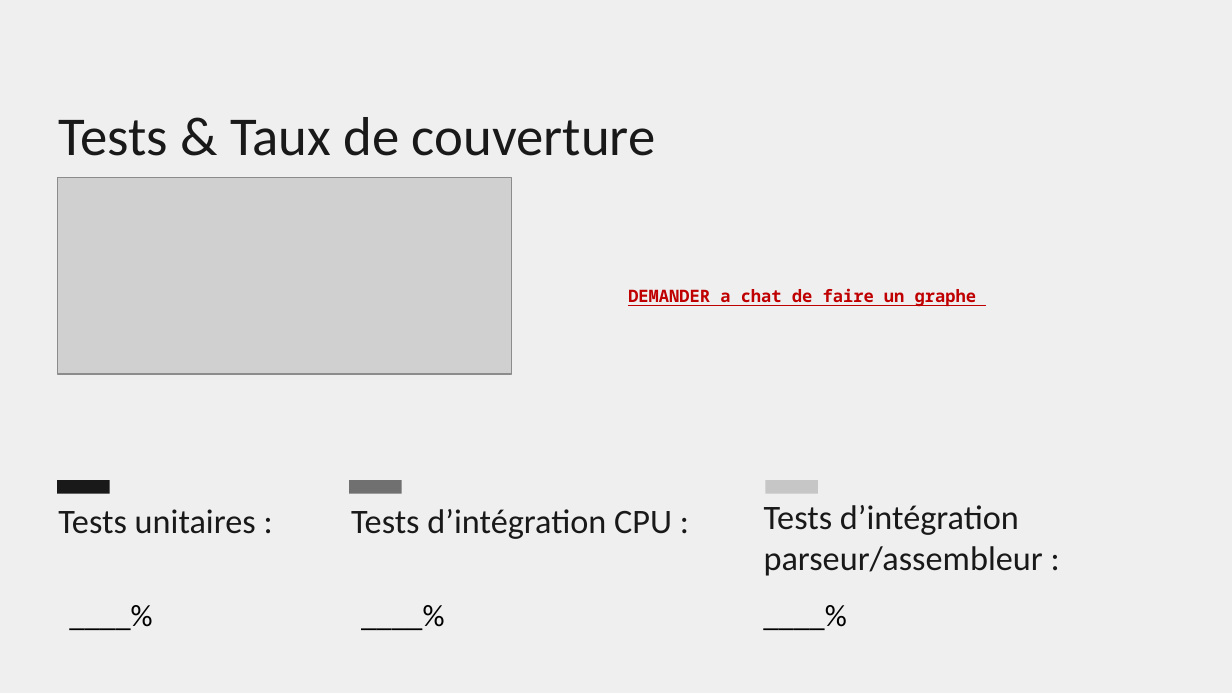
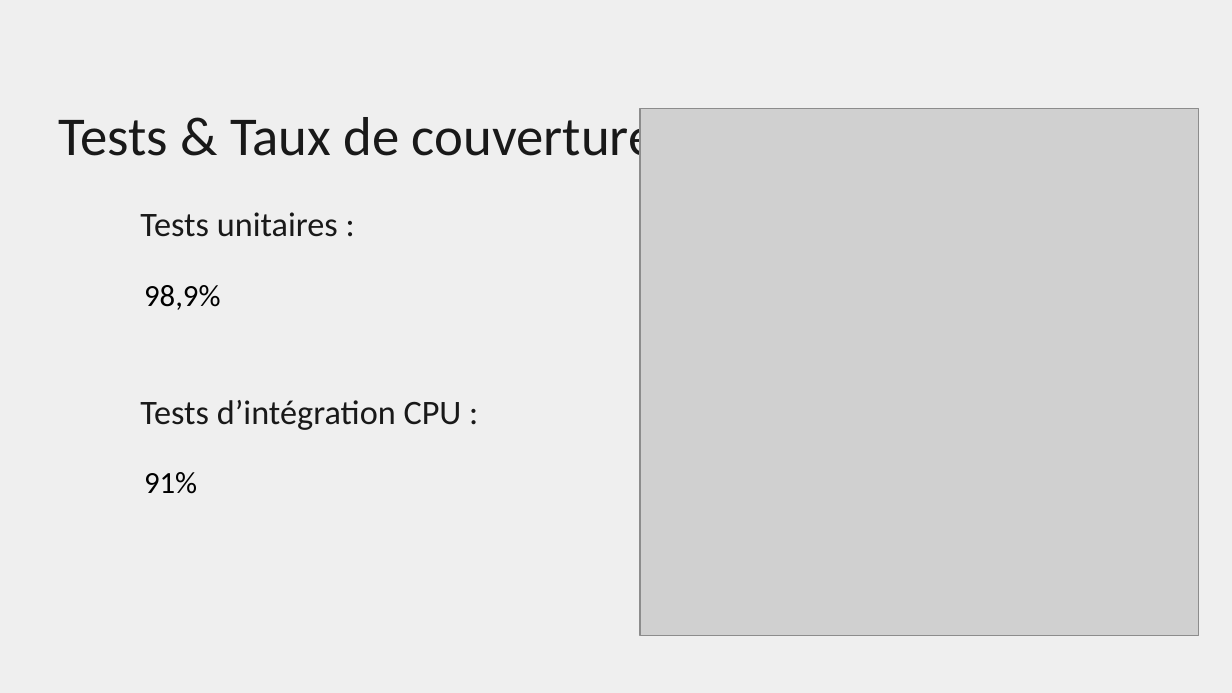
Before and after one commit to Eliotsk-hub/PARM, a slide deck: slide 12 of SoutenancePARM.pptx (slide 13 before the commit). Drawn at 1232x693 pixels with LibreOffice and Linux fonts; fonts in the diff are those of the drawing; grey boxes stand for pictures; background and template pictures are left out. Boxes give left, top, right and bottom in pixels: in the first picture for what was removed or moved away, otherwise in the second. Text is boxed around its words. In the diff, an @@ line names an element or a change of style, - is before the commit and + after.

```diff
--- a/SoutenancePARM.pptx
+++ b/SoutenancePARM.pptx
@@ picture added at [641, 108, 1200, 636] @@
@@ picture removed at [57, 177, 511, 373] @@
@@ text "Tests unitaires :": place and size @@
-text "Tests unitaires :" at [58, 509, 256, 534]
+text "Tests unitaires :" at [140, 212, 338, 237]
@@ text added at [144, 285, 220, 310], 18 pt, text #000000 @@
+98,9%
@@ text removed at [628, 288, 976, 307] @@
-DEMANDER a chat de faire un graphe
@@ text "Tests d’intégration CPU :": place and size @@
-text "Tests d’intégration CPU :" at [351, 509, 672, 539]
+text "Tests d’intégration CPU :" at [140, 400, 462, 430]
@@ text added at [144, 472, 197, 494], 18 pt, text #000000 @@
+91%
@@ rectangle removed at [57, 480, 110, 494] @@
@@ rectangle removed at [349, 480, 402, 494] @@
@@ text removed at [764, 505, 1043, 576] @@
-Tests d’intégration parseur/assembleur :
@@ rectangle removed at [765, 480, 818, 494] @@
@@ text removed at [57, 590, 673, 639] @@
-____%
@@ text removed at [349, 590, 742, 639] @@
-____%
@@ text removed at [752, 590, 1232, 639] @@
-____%
```
Also in this commit, not shown: 1 other slide changed, 1 slide removed.
